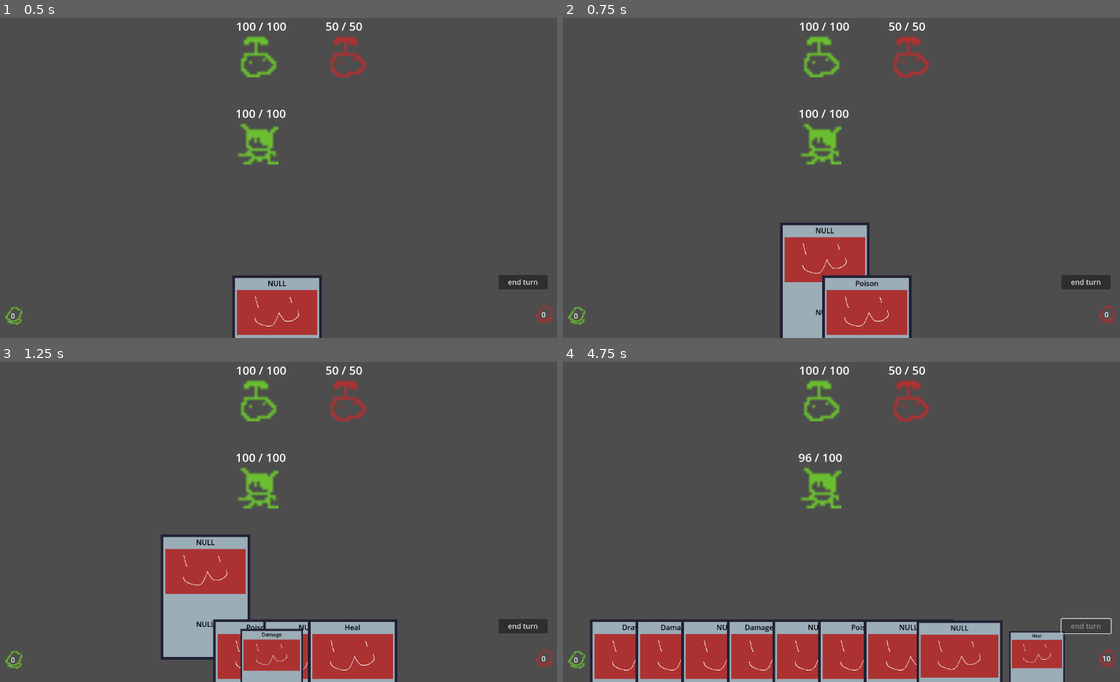
Above: before the commit, frames 1-4 (two rows, left to right).
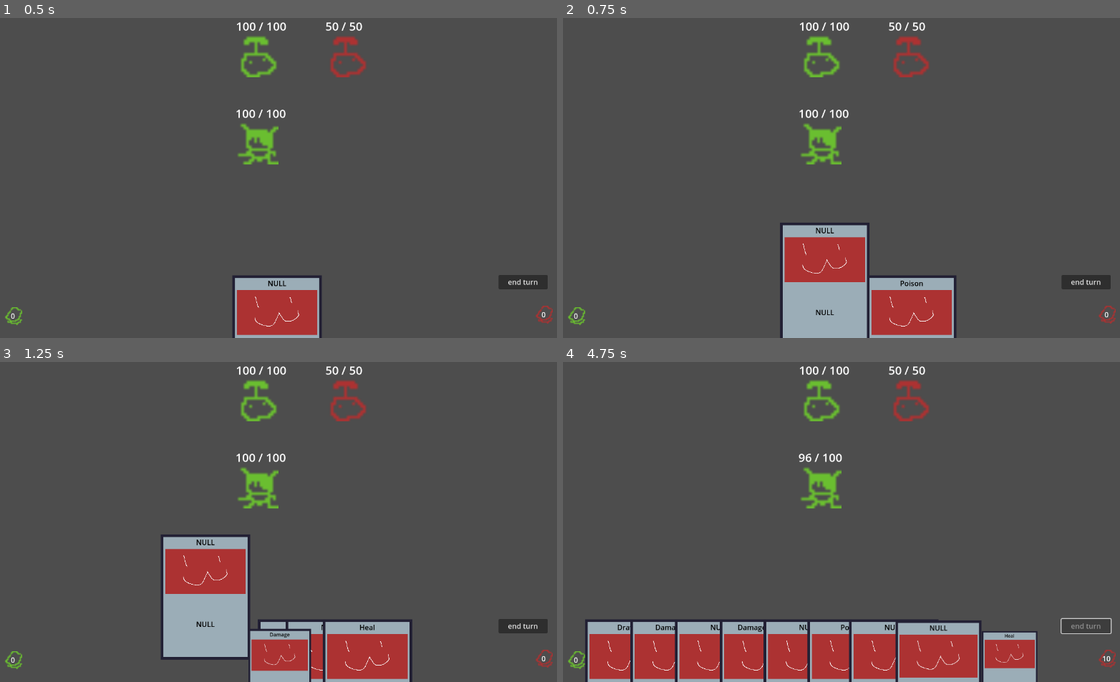
Above: after the commit, the same moments.

Repository: Saplings-Projects/1M_sub
Game: Godot game, scene res://#Scenes/TestingScene.tscn
The game is run twice, just before and just after one commit, with the same random seed, the same clock (stepped at 60 frames per second) and the same inputs.
Inputs (mouse positions are in pixels of both pictures, inside the frame that each line leads up to):
- Up to frame 1 (0.5 s): no input
- Up to frame 2 (0.75 s): click (841, 337) at 0.5 s
- Up to frame 3 (1.25 s): no input
- Up to frame 4 (4.75 s): click "end turn" at 1.25 s; click "0" at 2 s; click "0" at 2.75 s; click (1008, 678) at 3.5 s; click "end turn" at 4.25 s

Frame 1 is identical in both runs. In frame 2, 3.2% of the frame differs, in the area x 46-71%, y 80-100%; in frame 3, 2.4%; in frame 4, 4.7%, in the area x 3-91%, y 80-100%.

Commit message:
Other cards scoot out of the way when you hover one
When you hover a card, other cards in your hand scoot out of the way to give room for the hovered card

Diff:
--- a/#Scenes/TestingScene.tscn
+++ b/#Scenes/TestingScene.tscn
@@ -104,6 +104,7 @@
 max_hand_width = 900.0
 min_card_separation = 90.0
 max_card_separation = 120.0
+hover_offset_max = 100.0
 draw_pile_ui = NodePath("../DrawPile")
 discard_pile_ui = NodePath("../DiscardPile")
 
--- a/Cards/CardContainer.gd
+++ b/Cards/CardContainer.gd
@@ -22,6 +22,8 @@
 @export var max_hand_width: float = 100
 @export var min_card_separation: float = 100
 @export var max_card_separation: float = 100
+# Amount that other cards will scoot out of the way when you hover a card
+@export var hover_offset_max: float = 50.0
 @export var draw_pile_ui: DrawPileUISetter = null
 @export var discard_pile_ui: DiscardPileUISetter = null
 
@@ -30,6 +32,7 @@
 var discard_pile: Array[CardBase] = []
 var queued_card: CardWorld = null
 
+var _focused_card: CardWorld = null
 var _cards_queued_for_add: Array[CardBase] = []
 var _draw_timer: SceneTreeTimer = null
 var _cards_queued_for_discard: Array[CardWorld] = []
@@ -238,13 +241,8 @@
 	else:
 		# If we click a card with no card queued, queue it
 		set_queued_card(card)
+
 		_focus_card(card, card_queued_offset)
-
-		# Unfocus all other cards
-		for other_card in cards_in_hand:
-			if other_card == card:
-				continue
-			_unfocus_card(other_card)
 
 
 func _on_card_hovering(card: CardWorld) -> void:
@@ -260,12 +258,16 @@
 func _focus_card(card: CardWorld, offset: float) -> void:
 	card.get_card_movement_component().state_properties.desired_position.y = -offset
 
+	_focused_card = card
+
 	# children at the top of the hierarchy will render in front
 	move_child(card, get_child_count())
 
 
 func _unfocus_card(card: CardWorld) -> void:
 	card.get_card_movement_component().state_properties.desired_position.y = 0
+
+	_focused_card = null
 
 	# move back to original place in the hierarchy
 	var card_index: int = cards_in_hand.find(card)
@@ -306,4 +308,17 @@
 		# center cards
 		card_x -= half_hand_width
 
+		# if we are focusing a card, scoot other cards out of the way
+		# we move closer cards further away, which results in a sort of "accordion" effect
+		if _focused_card != null:
+			var focused_card_index: int = cards_in_hand.find(_focused_card)
+			if card_index != focused_card_index:
+				var scaled_hover_offset: float = hover_offset_max
+				var index_delta: float = absi(card_index - focused_card_index)
+				scaled_hover_offset = scaled_hover_offset / index_delta
+				if card_index < focused_card_index:
+					card_x -= scaled_hover_offset
+				else:
+					card_x += scaled_hover_offset
+
 		movement_component.state_properties.desired_position.x = card_x
